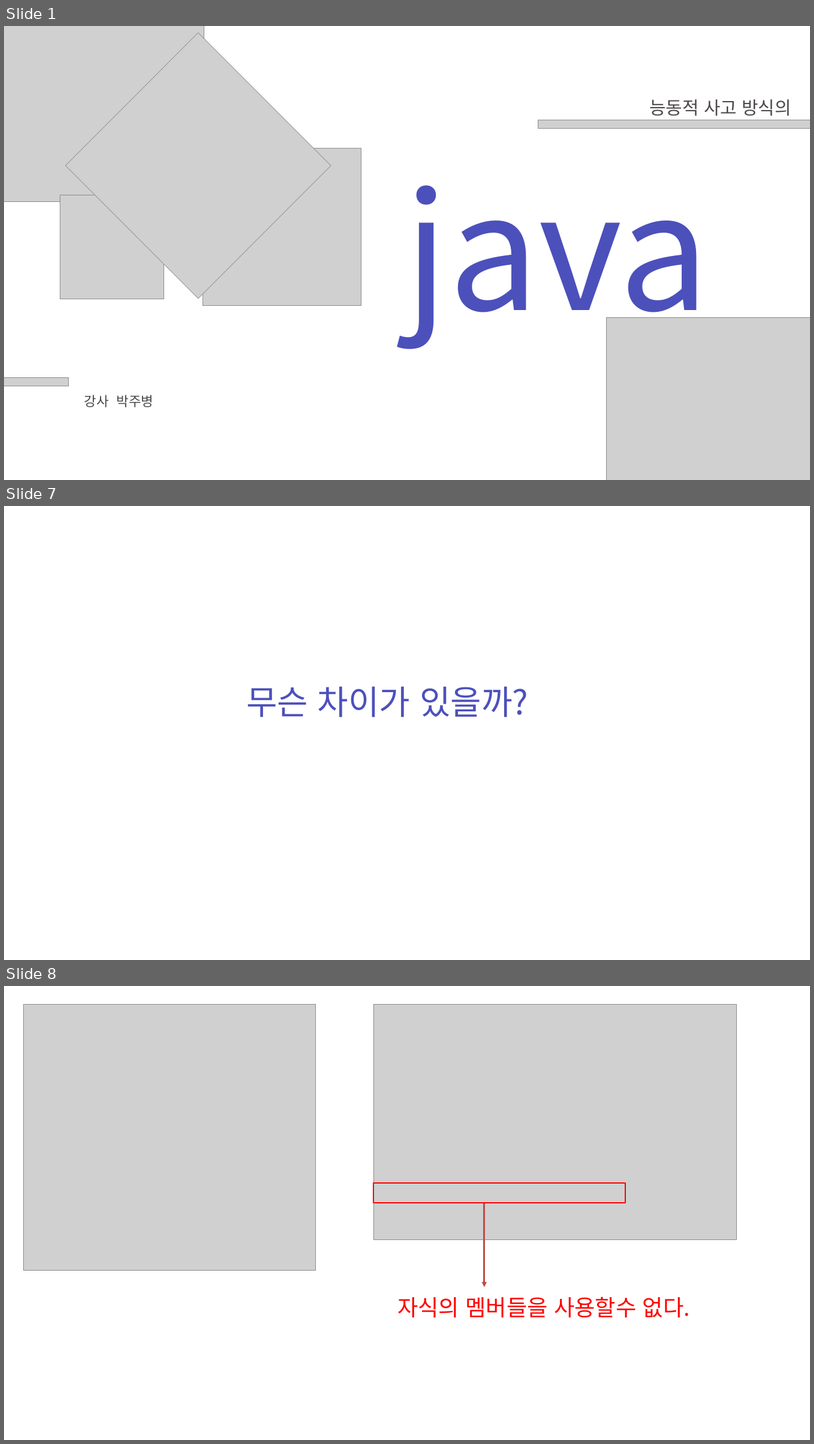
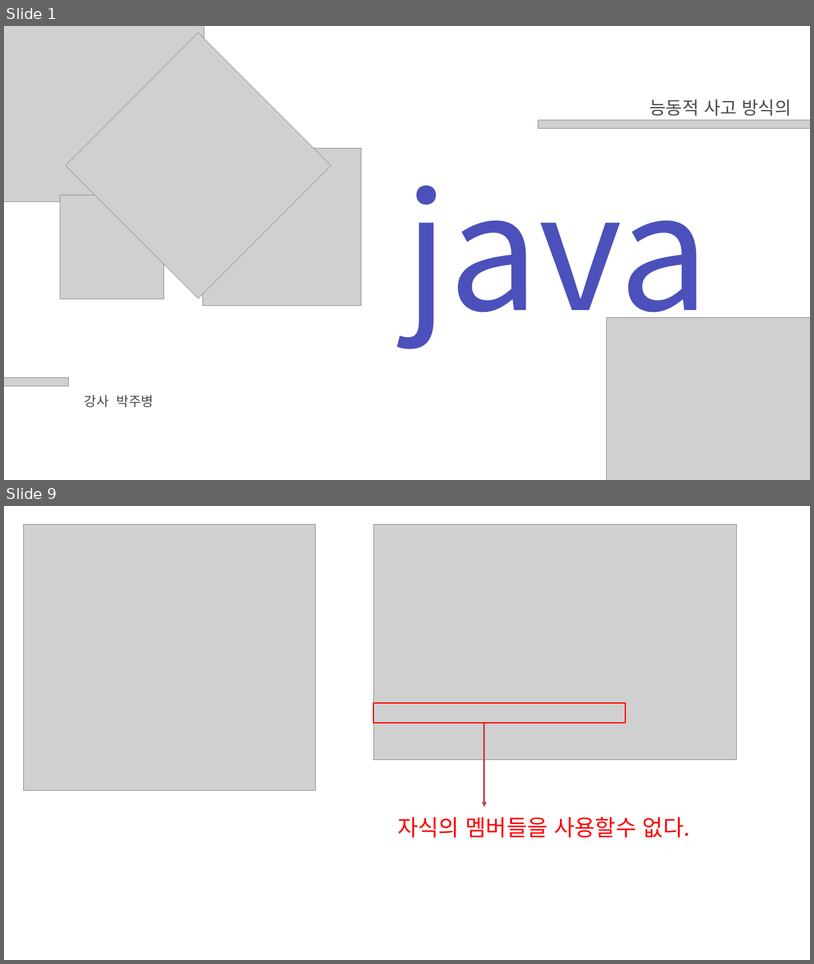
Before and after one commit to zest132/JavaLecture, a slide deck: JavaLecture/LectureFile/java 12강 예외처리.pptx. Shown one above the other, each under a label of ours: slides 1, 7 and 8 before the commit, slides 1 and 9 after it; the slides between them are not shown. The pictures are 814x1444 and 814x964 pixels, drawn with LibreOffice and Linux fonts; fonts in the diff are those of the drawing; grey boxes stand for pictures. Boxes give left, top, right and bottom in pixels: in the first picture for what was removed or moved away, otherwise in the second. Text is boxed around its words. In the diff, an @@ line names an element or a change of style, - is before the commit and + after.

```diff
--- a/JavaLecture/LectureFile/java 12강 예외처리.pptx
+++ b/JavaLecture/LectureFile/java 12강 예외처리.pptx
@@ slide 7 removed at bbox=[4, 506, 810, 960], background #FFFFFF @@
@@ text removed at bbox=[246, 686, 528, 717] @@
-무슨 차이가 있을까?
@@ what was slide 8 is now slide 9 @@
```
Also in this commit, not shown: 1 slide changed, 6 slides added, 4 other slides removed, 2 other files.
